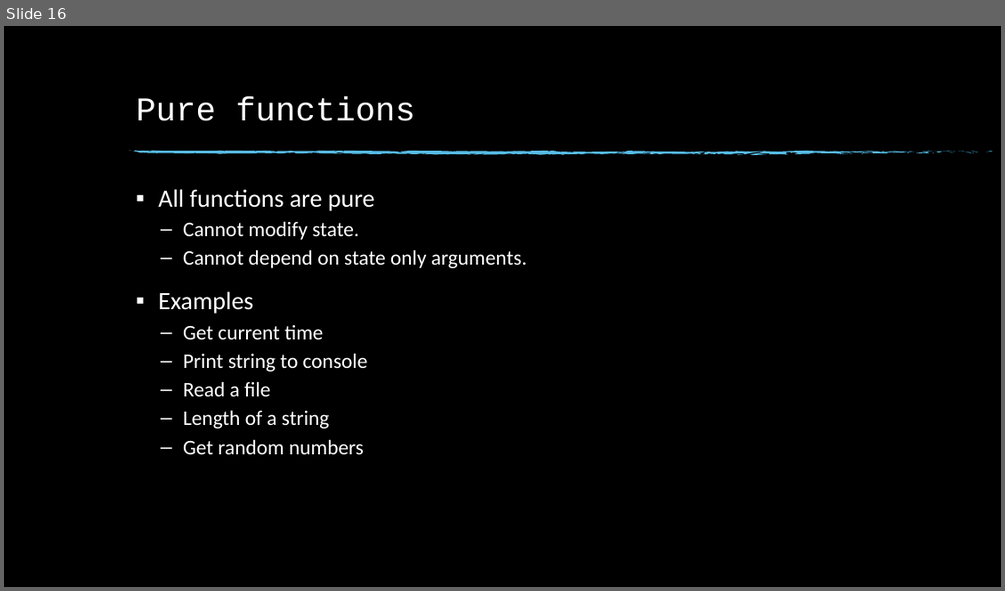
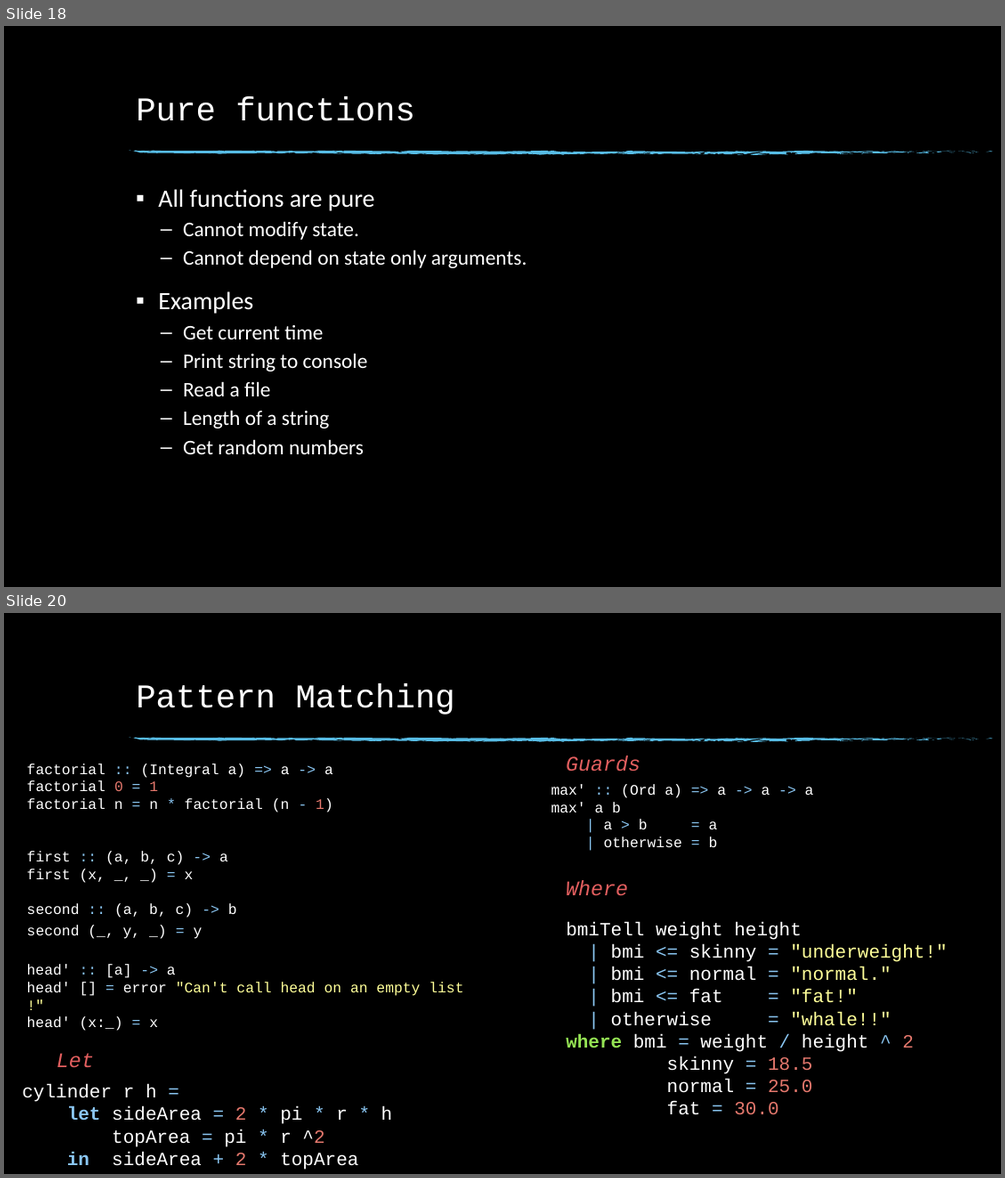
Before and after one commit to anuragjaiswal/haskell-ppt, a slide deck: Haskell.pptx. Shown one above the other, each under a label of ours: slide 16 before the commit, slides 18 and 20 after it; the slides between them are not shown. The pictures are 1005x591 and 1005x1178 pixels, drawn with LibreOffice and Linux fonts; fonts in the diff are those of the drawing; background and template pictures are left out. Boxes give left, top, right and bottom in pixels: in the first picture for what was removed or moved away, otherwise in the second. Text is boxed around its words. In the diff, an @@ line names an element or a change of style, - is before the commit and + after.

```diff
--- a/Haskell.pptx
+++ b/Haskell.pptx
@@ slide 20 added at [4, 613, 1001, 1174], background picture (left out); not listed: 74 template elements that a slide beside it also shows @@
@@ title added at [136, 684, 455, 714], 32 pt, text #FFFFFF @@
+Pattern Matching
@@ text added at [27, 763, 333, 812], 14 pt, text #FFFFFF @@
+factorial :: (Integral a) => a -> a
+factorial 0 = 1
+factorial n = n * factorial (n - 1)
@@ text added at [566, 755, 640, 771], 20 pt, text #E35F5F, italic @@
+Guards
@@ text added at [551, 784, 814, 847], 14 pt, text #FFFFFF @@
+max' :: (Ord a) => a -> a -> a
+max' a b
+| a > b = a
+| otherwise = b
@@ text added at [27, 851, 237, 939], 14 pt, text #FFFFFF @@
+first :: (a, b, c) -> a
+first (x, _, _) = x
+second :: (a, b, c) -> b
+second (_, y, _) = y
@@ text added at [566, 880, 628, 896], 20 pt, text #E35F5F, italic @@
+Where
@@ text added at [566, 922, 947, 1114], 18 pt, text #FFFFFF @@
+bmiTell weight height
+| bmi <= skinny = "underweight!"
+| bmi <= normal = "normal."
+| bmi <= fat = "fat!"
+| otherwise = "whale!!"
+where bmi = weight / height ^ 2
+skinny = 18.5
+normal = 25.0
+fat = 30.0
@@ text added at [27, 964, 463, 1030], 14 pt, text #FFFFFF @@
+head' :: [a] -> a
+head' [] = error "Can't call head on an empty list!"
+head' (x:_) = x
@@ text added at [57, 1053, 94, 1068], 20 pt, text #E35F5F, italic @@
+Let
@@ text added at [22, 1084, 393, 1169], 18 pt, text #FFFFFF @@
+cylinder r h =
+let sideArea = 2 * pi * r * h
+topArea = pi * r ^2
+in sideArea + 2 * topArea
@@ what was slide 16 is now slide 18 @@
```
Also in this commit, not shown: 3 slides changed, 5 other slides added, 2 slides removed, 1 other file.
